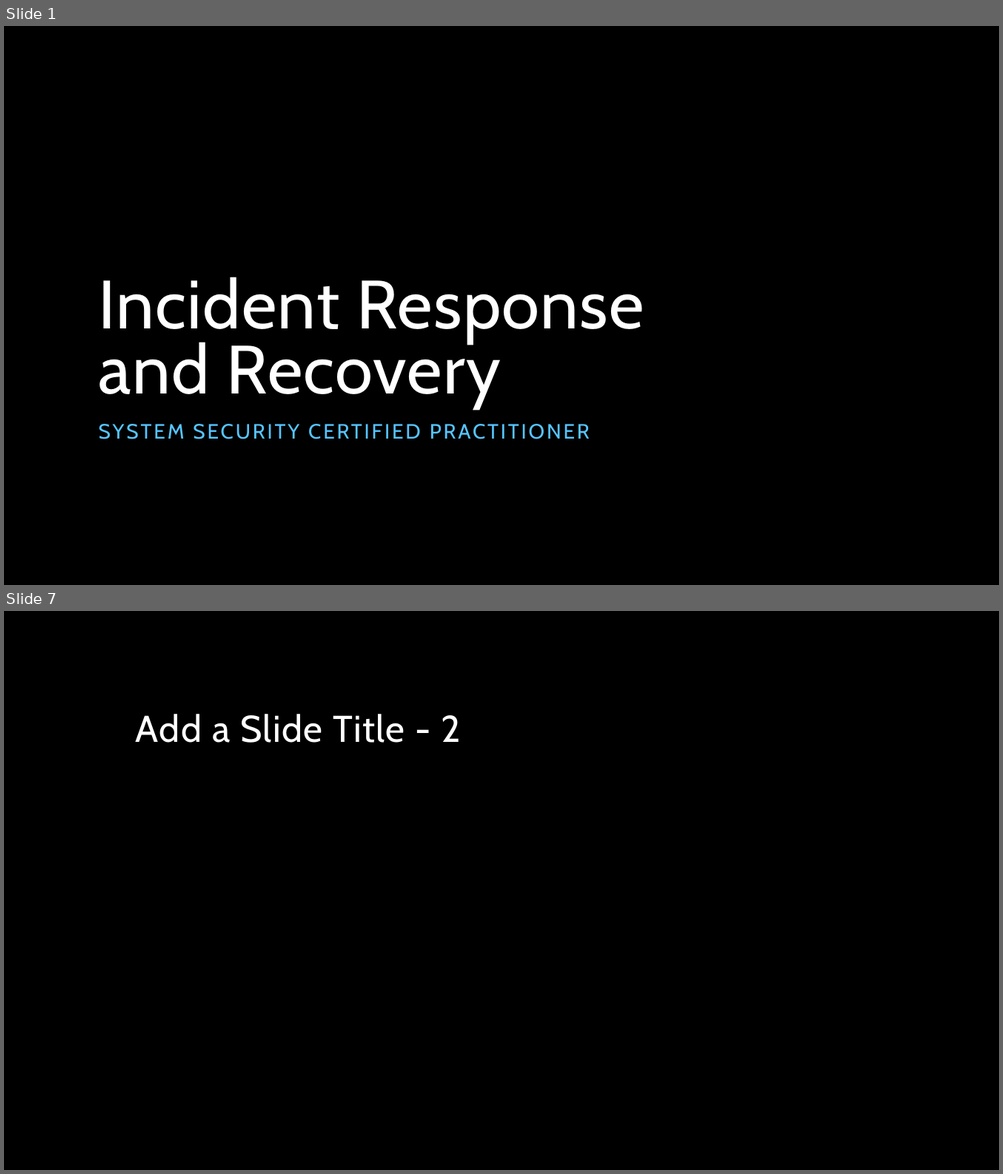
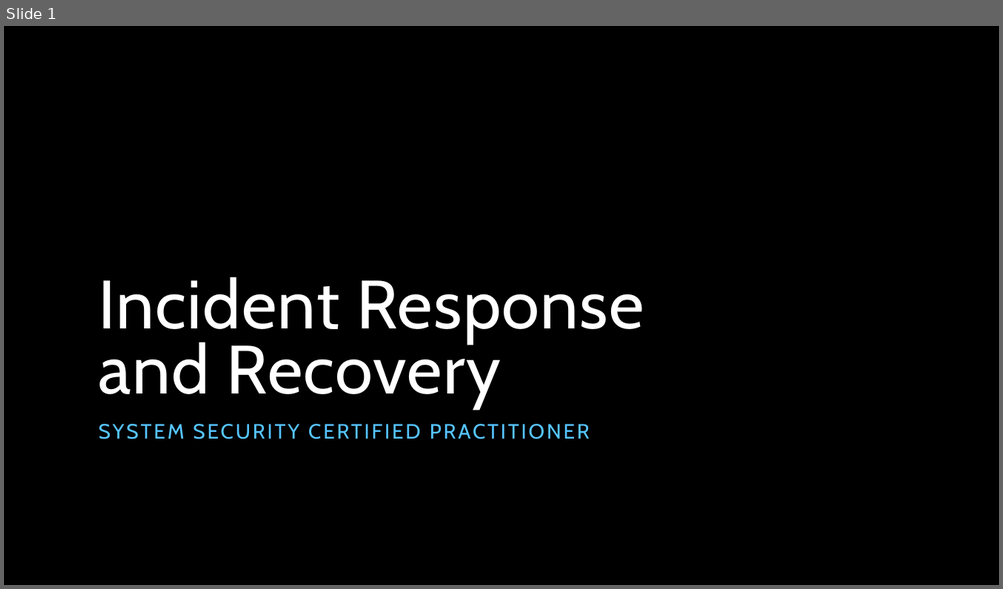
Before and after one commit to keiranwyllie/bootcamp, a slide deck: SSCP - Incident Response.pptx. Shown one above the other, each under a label of ours: slides 1 and 7 before the commit, slide 1 after it; the slides between them are not shown. The pictures are 1003x1174 and 1003x589 pixels, drawn with LibreOffice and Linux fonts; fonts in the diff are those of the drawing; background and template pictures are left out. Boxes give left, top, right and bottom in pixels: in the first picture for what was removed or moved away, otherwise in the second. Text is boxed around its words. In the diff, an @@ line names an element or a change of style, - is before the commit and + after.

```diff
--- a/SSCP - Incident Response.pptx
+++ b/SSCP - Incident Response.pptx
@@ slide 7 removed at [4,611,999,1170], background picture (left out) @@
@@ title removed at [136,714,461,743] @@
-Add a Slide Title - 2
```
Also in this commit, not shown: 1 slide changed, 5 slides added, 8 other slides removed.
